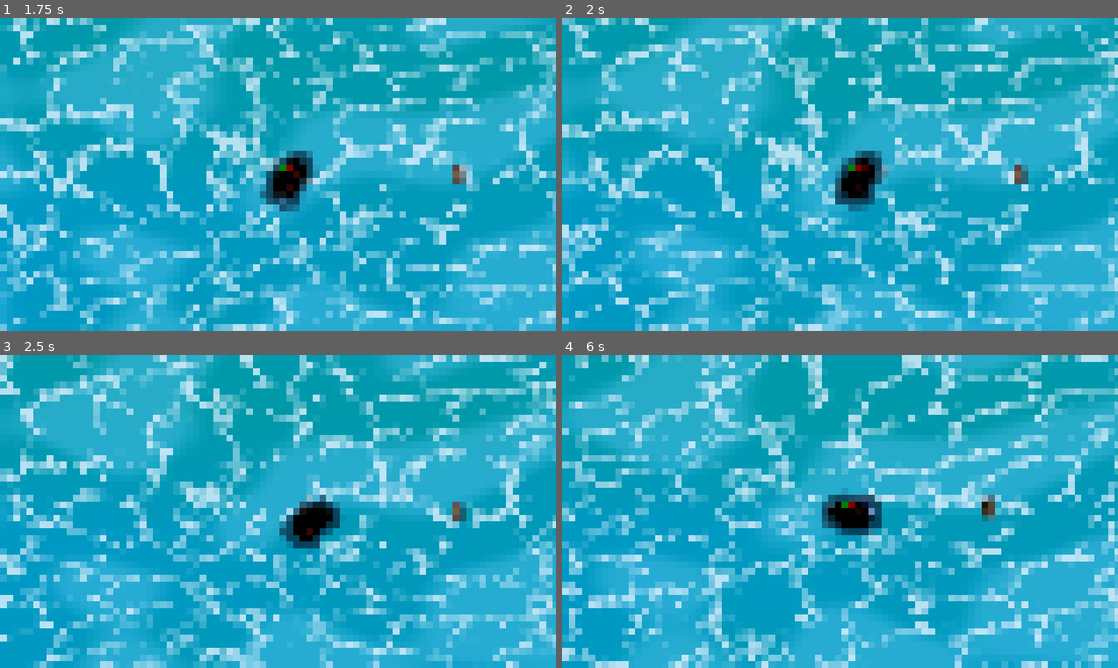
Above: before the commit, frames 1-4 (two rows, left to right).
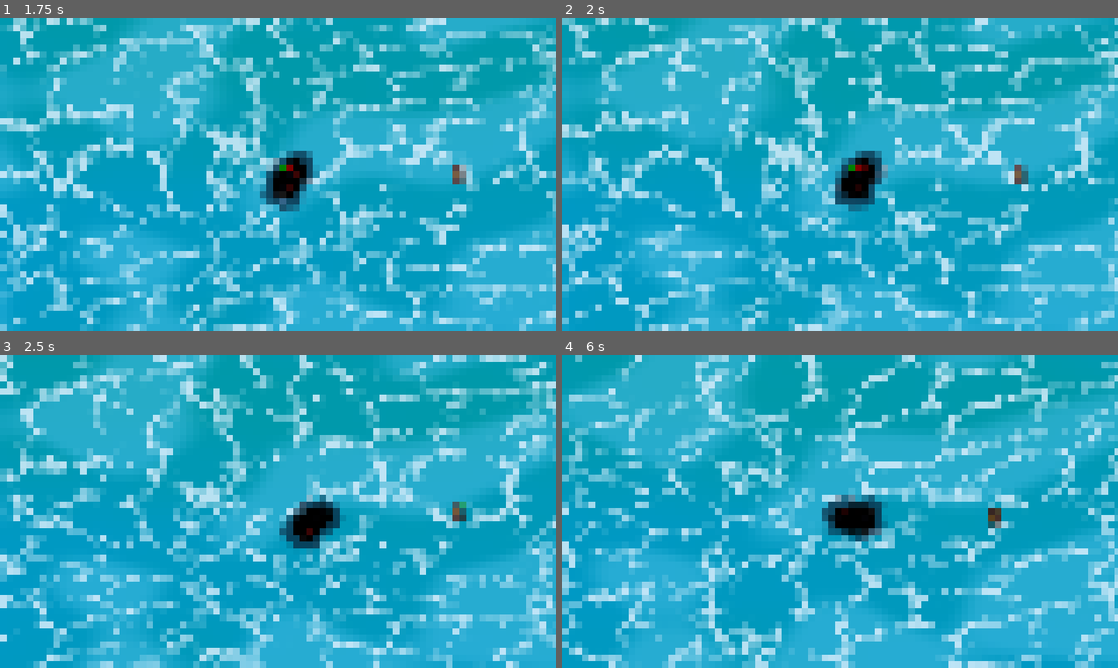
Above: after the commit, the same moments.

Repository: Of-Machines-and-Men/flotscum
Game: Godot game, scene res://scenes/levels/UI/main_menu.tscn
The game is run twice, just before and just after one commit, with the same random seed, the same clock (stepped at 60 frames per second) and the same inputs. Sound files missing from this copy of the repository are replaced by a short silence.
Inputs (mouse positions are in pixels of both pictures, inside the frame that each line leads up to):
- Up to frame 1 (1.75 s): click "PLAY" at 0.5 s; move the mouse to (400, 158) at 1.27 s; hold D (moveright) from 1.28 s (still down)
- Up to frame 2 (2 s): keep holding D (moveright)
- Up to frame 3 (2.5 s): move the mouse to (166, 527) at 2.02 s; release D (moveright) at 2.03 s; hold S (movedown) from 2.03 s (still down)
- Up to frame 4 (6 s): move the mouse to (895, 442) at 2.77 s; release S (movedown) at 2.78 s; hold D (moveright) 2.78-3.53 s; move the mouse to (812, 574) at 3.52 s; hold W (moveup) 3.53-4.28 s; move the mouse to (1006, 558) at 4.27 s; hold A (moveleft) 4.28-5.78 s; move the mouse to (673, 464) at 5.02 s; move the mouse to (867, 511) at 5.77 s; hold S (movedown) from 5.78 s (still down)

Frame 1 is identical in both runs. In frame 2, 0.4% of the frame differs, in the area x 2-88%, y 0-86%; in frame 3, 8.5%; in frame 4, 42%, in the area x 0-100%, y 0-100%.

Commit message:
add sounds to collisions etc

Diff:
--- /dev/null
+++ b/scenes/entities/base/AttachSoundRandomiser.tres
@@ -0,0 +1,11 @@
+[gd_resource type="AudioStreamRandomizer" format=3 uid="uid://drt2foxh56qx6"]
+
+[ext_resource type="AudioStream" uid="uid://csp5m6ot0wwrv" path="res://assets/sounds/player/sx_plr_grow_01.wav" id="1_57v2e"]
+[ext_resource type="AudioStream" uid="uid://03645tm32ucq" path="res://assets/sounds/player/sx_plr_grow_02.wav" id="2_ji08k"]
+
+[resource]
+random_pitch = 1.587401
+random_volume_offset_db = 2.0
+streams_count = 2
+stream_0/stream = ExtResource("1_57v2e")
+stream_1/stream = ExtResource("2_ji08k")
--- /dev/null
+++ b/scenes/entities/base/DetachSoundRandomiser.tres
@@ -0,0 +1,9 @@
+[gd_resource type="AudioStreamRandomizer" format=3 uid="uid://cus1oqbwf3bwt"]
+
+[ext_resource type="AudioStream" uid="uid://c1wpu24wylc3y" path="res://assets/sounds/entities/Enemy/sx_chr_bonustrash_destroyed.wav" id="1_kwj31"]
+
+[resource]
+random_pitch = 1.2599211
+random_volume_offset_db = 2.0
+streams_count = 1
+stream_0/stream = ExtResource("1_kwj31")
--- a/scenes/entities/base/entity.gd
+++ b/scenes/entities/base/entity.gd
@@ -252,6 +252,8 @@
 
 func _on_death():
 	DifficultyManager.notify_death(difficulty_modifier)
+	if $DeathSoundPlayer:
+		$DeathSoundPlayer.play()
 	movement_abilities.clear()
 	default_behaviour = DriftAbility.new()
 	if perception_zone:
--- a/scenes/entities/base/entity.tscn
+++ b/scenes/entities/base/entity.tscn
@@ -2,9 +2,23 @@
 
 [ext_resource type="Script" uid="uid://cdx4j041nqp46" path="res://scenes/entities/base/entity.gd" id="1_wcjeu"]
 [ext_resource type="Script" uid="uid://dya4yka5juo01" path="res://scenes/levels/UI/health_bar_component.gd" id="2_y438u"]
+[ext_resource type="AudioStream" uid="uid://drt2foxh56qx6" path="res://scenes/entities/base/AttachSoundRandomiser.tres" id="3_kg343"]
+[ext_resource type="AudioStream" uid="uid://cus1oqbwf3bwt" path="res://scenes/entities/base/DetachSoundRandomiser.tres" id="4_7fhij"]
+[ext_resource type="AudioStream" uid="uid://c1wpu24wylc3y" path="res://assets/sounds/entities/Enemy/sx_chr_bonustrash_destroyed.wav" id="5_7fhij"]
 
 [node name="Entity" type="RigidBody2D" unique_id=464333206]
 script = ExtResource("1_wcjeu")
 
 [node name="HealthBar" type="Node2D" parent="." unique_id=1120706391]
 script = ExtResource("2_y438u")
+
+[node name="AttachedSoundPlayer" type="AudioStreamPlayer2D" parent="." unique_id=793847317]
+stream = ExtResource("3_kg343")
+volume_db = 8.0
+
+[node name="DetachedSoundPlayer" type="AudioStreamPlayer2D" parent="." unique_id=443793699]
+stream = ExtResource("4_7fhij")
+volume_db = 8.0
+
+[node name="DeathSoundPlayer" type="AudioStreamPlayer2D" parent="." unique_id=493948138]
+stream = ExtResource("5_7fhij")
--- /dev/null
+++ b/scenes/entities/enemy/rammer/RammerSoundRandomiser.tres
@@ -0,0 +1,13 @@
+[gd_resource type="AudioStreamRandomizer" format=3 uid="uid://k1e2bkfvjbef"]
+
+[ext_resource type="AudioStream" uid="uid://chioxr4f3iacu" path="res://assets/sounds/entities/Enemy/sx_chr_boat_ram_01.wav" id="1_cou7i"]
+[ext_resource type="AudioStream" uid="uid://7xqdlswrsea6" path="res://assets/sounds/entities/Enemy/sx_chr_boat_ram_02.wav" id="2_ucy8c"]
+[ext_resource type="AudioStream" uid="uid://duqkrmrd2moux" path="res://assets/sounds/entities/Enemy/sx_chr_boat_ram_03.wav" id="3_bco36"]
+
+[resource]
+random_pitch = 1.0594631
+random_volume_offset_db = 1.0
+streams_count = 3
+stream_0/stream = ExtResource("1_cou7i")
+stream_1/stream = ExtResource("2_ucy8c")
+stream_2/stream = ExtResource("3_bco36")
--- a/scenes/entities/enemy/rammer/rammer.gd
+++ b/scenes/entities/enemy/rammer/rammer.gd
@@ -5,6 +5,8 @@
 @export var ram_minimum_speed: float = 80.0
 @export var ram_maximum_speed: float = 200.0
 @export var ram_damage_multiplier: int = 5
+
+@export var ramming_impact_sounds: AudioStream
 
 func _ready() -> void:
 	super._ready()
@@ -15,6 +17,7 @@
 func _on_damage_zone_entered(damage_receiver: Node) -> void:
 	var damage_multiplier = _get_damage_multiplier(damage_receiver)
 	if damage_multiplier > 0:
+		$ImpactSoundPlayer.play()
 		on_apply_damage(ram_base_damage * damage_multiplier, damage_receiver)
 
 func _get_relative_speed(relative_to: Node) -> float:
--- a/scenes/entities/enemy/rammer/rammer.tscn
+++ b/scenes/entities/enemy/rammer/rammer.tscn
@@ -2,6 +2,7 @@
 
 [ext_resource type="Script" uid="uid://c5xal78iqog4n" path="res://scenes/entities/enemy/rammer/rammer.gd" id="1_k3n7j"]
 [ext_resource type="Script" uid="uid://d3fo5tn0n6ld" path="res://scripts/gameplay/abilities/ability.gd" id="2_4ju6u"]
+[ext_resource type="AudioStream" uid="uid://k1e2bkfvjbef" path="res://scenes/entities/enemy/rammer/RammerSoundRandomiser.tres" id="2_nasbk"]
 [ext_resource type="AudioStream" uid="uid://hebaurdsbilv" path="res://assets/sounds/entities/Enemy/sx_ch_bonustrash_horn.wav" id="2_xw88a"]
 [ext_resource type="Script" uid="uid://dyw2kaedstcm3" path="res://scripts/gameplay/abilities/flee/flee_ability.gd" id="3_2m1kf"]
 [ext_resource type="Script" uid="uid://dqfu66lggac2x" path="res://scripts/gameplay/abilities/ram/ram_ability.gd" id="4_xw88a"]
@@ -53,6 +54,7 @@
 [node name="Rammer" type="RigidBody2D" unique_id=2645434 node_paths=PackedStringArray("entity_sprite", "collider", "impact_zone", "perception_zone", "damage_zone")]
 linear_damp = 1.0
 script = ExtResource("1_k3n7j")
+ramming_impact_sounds = ExtResource("2_nasbk")
 entity_sprite = NodePath("Sprite2D")
 collider = NodePath("CollisionShape2D")
 spawn_sound = ExtResource("2_xw88a")
@@ -99,3 +101,7 @@
 [node name="CollisionShape2D" type="CollisionShape2D" parent="DamageZone" unique_id=663983798]
 position = Vector2(59, 0)
 shape = SubResource("CircleShape2D_2m1kf")
+
+[node name="ImpactSoundPlayer" type="AudioStreamPlayer2D" parent="." unique_id=1269003050]
+stream = ExtResource("2_nasbk")
+volume_db = 8.0
--- /dev/null
+++ b/scenes/entities/player/DamageSoundRandomiser.tres
@@ -0,0 +1,11 @@
+[gd_resource type="AudioStreamRandomizer" format=3 uid="uid://bi7cqqcpx43c2"]
+
+[ext_resource type="AudioStream" uid="uid://dle1haps6d74s" path="res://assets/sounds/player/sx_plr_dmg_01.wav" id="1_2xe7j"]
+[ext_resource type="AudioStream" uid="uid://u2sf51emxio8" path="res://assets/sounds/player/sx_plr_dmg_02.wav" id="2_hputs"]
+
+[resource]
+random_pitch = 1.2599211
+random_volume_offset_db = 2.0
+streams_count = 2
+stream_0/stream = ExtResource("1_2xe7j")
+stream_1/stream = ExtResource("2_hputs")
--- a/scenes/entities/player/player.gd
+++ b/scenes/entities/player/player.gd
@@ -1,7 +1,7 @@
 class_name Player
 extends Entity
 
-@onready var swim_sound: AudioStreamPlayer2D = $AudioStreamPlayer2D
+@onready var swim_sound: AudioStreamPlayer2D = $MovementSoundPlayer
 # Called when the node enters the scene tree for the first time.
 func _ready() -> void:
 	super._ready()
@@ -31,6 +31,10 @@
 	var target_direction = global_position.direction_to(mouse_pos)
 	turn_towards(target_direction)
 
+func on_receive_damage(damage: int, _damage_dealer: Node):
+	$DamageSoundPlayer.play()
+	super.on_receive_damage(damage, _damage_dealer)
+
 func _play_swim_sound() -> void:
 	var is_moving = linear_velocity.length() > 10.0
 
--- a/scenes/entities/player/player.tscn
+++ b/scenes/entities/player/player.tscn
@@ -5,6 +5,7 @@
 [ext_resource type="Texture2D" uid="uid://k7k4l7f8cba6" path="res://assets/entities/Garbo.svg" id="2_635qg"]
 [ext_resource type="Shader" uid="uid://mbbv8o3qlcs1" path="res://shaders/drop_shadow.gdshader" id="3_nh4ur"]
 [ext_resource type="AudioStream" uid="uid://jnbyvafycg54" path="res://assets/sounds/player/sx_plr_move.wav" id="5_bjvvg"]
+[ext_resource type="AudioStream" uid="uid://big1c2la2d2eq" path="res://assets/sounds/entities/Enemy/sx_chr_boat_destroyed.wav" id="6_8akj5"]
 
 [sub_resource type="Resource" id="Resource_nh4ur"]
 script = ExtResource("2_58kc7")
@@ -37,26 +38,13 @@
 entity_sprite = NodePath("Sprite2D")
 collider = NodePath("CollisionShape2D")
 impact_zone = NodePath("ImpactZone")
-base_min_range = null
-base_max_range = null
 faction = 0
-movement_abilities = null
-default_stance = null
 default_behaviour = SubResource("Resource_nh4ur")
-difficulty_modifier = null
 motor_force = 250.0
-motor_force_multiplier = null
 motor_torque = 500.0
-motor_torque_multiplier = null
-torque_damping = null
 base_health = 20
 absorber_priority = 2
 can_be_attached = false
-can_be_reattached = null
-sink_duration = null
-reattachment_delay = null
-invulnerability_delay = null
-decision_interval = null
 metadata/_custom_type_script = "uid://cdx4j041nqp46"
 
 [node name="Sprite2D" type="Sprite2D" parent="." unique_id=80675551]
@@ -80,6 +68,10 @@
 drag_horizontal_enabled = true
 drag_vertical_enabled = true
 
-[node name="AudioStreamPlayer2D" type="AudioStreamPlayer2D" parent="." unique_id=1332907243]
+[node name="MovementSoundPlayer" type="AudioStreamPlayer2D" parent="." unique_id=1332907243]
 stream = ExtResource("5_bjvvg")
-volume_db = -7.03
+
+[node name="DamageSoundPlayer" type="AudioStreamPlayer2D" parent="." unique_id=408974924]
+
+[node name="DeathSoundPlayer" type="AudioStreamPlayer2D" parent="." unique_id=816310256]
+stream = ExtResource("6_8akj5")
--- a/scripts/managers/ocean_current_manager.gd
+++ b/scripts/managers/ocean_current_manager.gd
@@ -9,7 +9,7 @@
 const CURRENT_B_FREQUENCY := 0.15
 const WAVE_SCALE := 1.0
 
-@export var current_strength: float = 1.0
+@export var current_strength: float = 10.0
 
 var _time: float = 0.0
 
